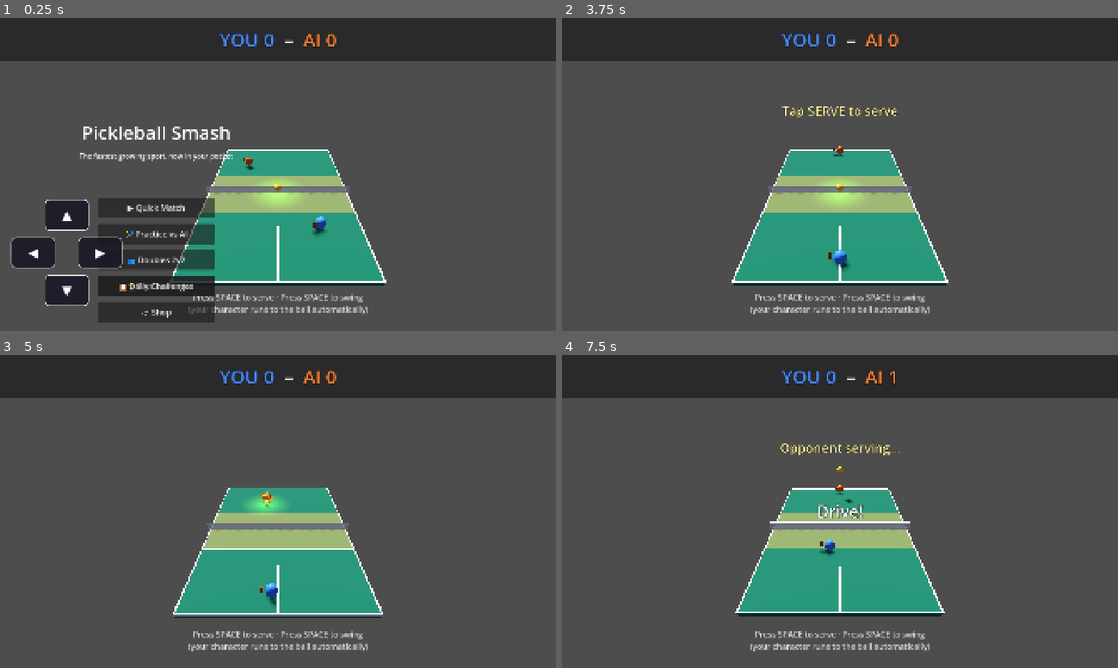
Above: before the commit, frames 1-4 (two rows, left to right).
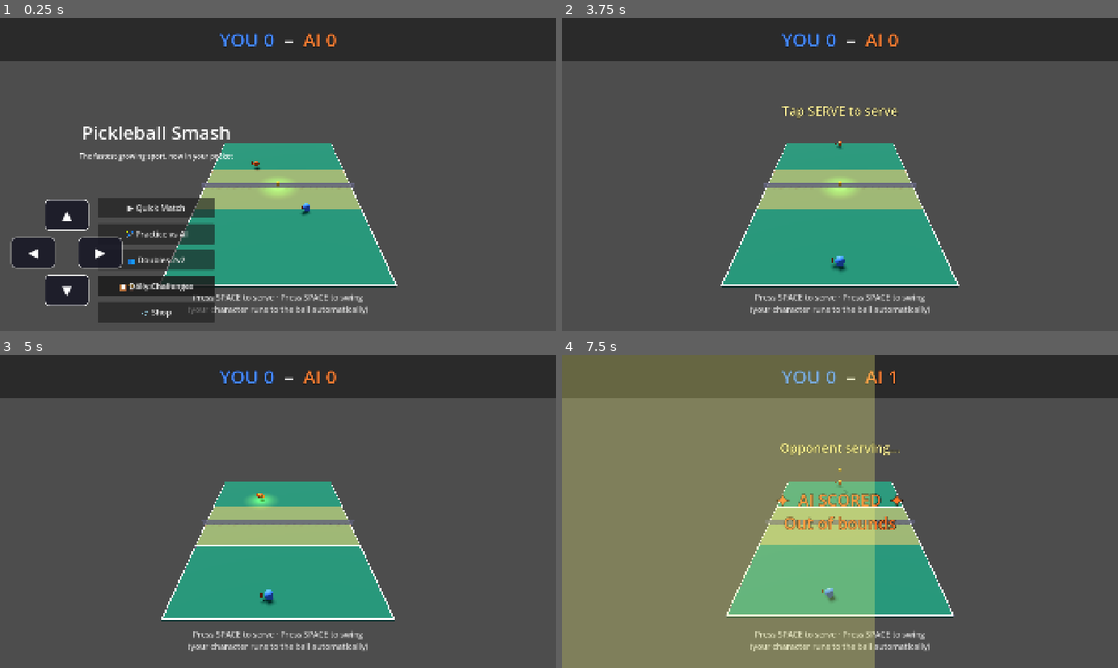
Above: after the commit, the same moments.

Repository: altafhssn/pickleball
Game: Godot game, scene res://scenes/Main.tscn
Two runs of this game, one before a commit and one after it. Both use one fixed random seed, a clock stepped at 60 frames per second and the inputs below.
Inputs (mouse positions are in pixels of both pictures, inside the frame that each line leads up to):
- Up to frame 1 (0.25 s): no input
- Up to frame 2 (3.75 s): click "▲" at 0.5 s; click "◀" at 1.25 s; click "▶" at 2 s; click "▼" at 2.75 s; click "▶ Quick Match" at 3.5 s
- Up to frame 3 (5 s): tap Space at 4.25, 4.52 s; move the mouse to (400, 495) at 4.27 s; click (400, 495) at 4.42 s
- Up to frame 4 (7.5 s): tap Space every 0.75 s from 5 to 7.25 s; drag from (728, 527) to (812, 574) at 5.02 s; move the mouse to (895, 442) at 5.77 s; click (895, 442) at 5.92 s; drag from (812, 574) to (673, 464) at 6.52 s; move the mouse to (1006, 558) at 7.27 s; click (1006, 558) at 7.42 s

The runs differ from the first frame. In frame 1, 4.5% of the frame differs, in the area x 28-72%, y 40-87%; in frame 2, 4.7%; in frame 3, 4.7%; in frame 4, 57%, in the area x 0-71%, y 0-100%.

Commit message:
[court] Scale the court 1.5×, retune all positions and ranges
User: 'scale the court'. Multiplied every visible-world distance by
1.5 and adjusted every constant + magic number that referenced it.

Court.tscn (visual + collision):
- Floor: 2×3 → 3×4.5
- Sidelines: ±1.0 → ±1.5 (x), length 3 → 4.5 (z)
- Baselines: ±1.5 → ±2.25 (z), length 2 → 3 (x)
- Kitchen lines: ±0.48 → ±0.72
- Center lines: length 1.02 → 1.53 (per half)
- Net: 2.08 → 3.12 wide (both collision and mesh)
- Kitchen tint quad: 2×0.96 → 3×1.44

Main.gd:
- PLAYER_BASELINE / OPPONENT_BASELINE: ±1.3 → ±1.95
- PLAYER_LEFT / PLAYER_RIGHT (doubles): ±0.5 → ±0.75
- OUT_X_LIMIT 1.05 → 1.55, OUT_Z_LIMIT 1.55 → 2.30
- PLAYER_HIT_RANGE 1.4 → 2.1
- AI_HIT_RANGE 1.3 → 1.95
- PERFECT_DIST 0.45 → 0.70
- GOOD_DIST 0.85 → 1.30
- Camera position (0, 2.0, -3.0) → (0, 2.8, -4.2) and follow target
  proportional too.
- Auto-mover z clamps and x lateral lean ranges scaled.
- Player and AI shot targets: x clamp/random spread scaled, dink
  target_z range 0.2-0.55 → 0.3-0.8, drive/lob depth ranges scaled.
- Serve target z 0.7 → 1.1 (centered on opponent's mid-court).

Shot speeds in Ball.gd are unchanged — serves and rally hits go
through ball.serve()'s projectile-correct math, which derives
velocity from distance / flight_time, so it auto-scales.

Co-Authored-By: Claude Opus 4.7 <noreply@anthropic.com>

Diff:
--- a/scenes/Gameplay/Court.tscn
+++ b/scenes/Gameplay/Court.tscn
@@ -1,10 +1,10 @@
 [gd_scene load_steps=21 format=3]
 
 [sub_resource type="BoxShape3D" id="BoxShape3D_fmb0u"]
-size = Vector3(2.0, 0.05, 3.0)
+size = Vector3(3.0, 0.05, 4.5)
 
 [sub_resource type="BoxMesh" id="BoxMesh_3cx0g"]
-size = Vector3(2.0, 0.05, 3.0)
+size = Vector3(3.0, 0.05, 4.5)
 
 [sub_resource type="StandardMaterial3D" id="StandardMaterial3D_c3kl0"]
 albedo_color = Color(0.1, 0.45, 0.35, 1)
@@ -16,29 +16,29 @@
 emission_energy_multiplier = 0.05
 
 [sub_resource type="BoxShape3D" id="BoxShape3D_qw3e5"]
-size = Vector3(2.08, 0.10, 0.02)
+size = Vector3(3.12, 0.10, 0.02)
 
 [sub_resource type="BoxMesh" id="BoxMesh_g1af5"]
-size = Vector3(2.08, 0.10, 0.02)
+size = Vector3(3.12, 0.10, 0.02)
 
 [sub_resource type="BoxMesh" id="BoxMesh_6fa23"]
-size = Vector3(2.08, 0.02, 0.025)
+size = Vector3(3.12, 0.02, 0.025)
 
 [sub_resource type="BoxMesh" id="BoxMesh_f3sd1"]
-size = Vector3(0.02, 0.005, 3.0)
+size = Vector3(0.02, 0.005, 4.5)
 
 [sub_resource type="BoxMesh" id="BoxMesh_d4gh2"]
-size = Vector3(2.0, 0.005, 0.02)
+size = Vector3(3.0, 0.005, 0.02)
 
 [sub_resource type="BoxMesh" id="BoxMesh_h5jk3"]
-size = Vector3(0.02, 0.005, 1.02)
+size = Vector3(0.02, 0.005, 1.53)
 
 [sub_resource type="StandardMaterial3D" id="StandardMaterial3D_netmat"]
 albedo_color = Color(0.95, 0.95, 0.95, 0.8)
 transparency = 1
 
 [sub_resource type="BoxMesh" id="BoxMesh_kitchen"]
-size = Vector3(2.0, 0.002, 0.96)
+size = Vector3(3.0, 0.002, 1.44)
 
 [sub_resource type="StandardMaterial3D" id="StandardMaterial3D_kitchen"]
 albedo_color = Color(0.85, 0.62, 0.32, 0.55)
@@ -78,42 +78,42 @@
 [node name="SidelineLeft" type="MeshInstance3D" parent="LineMarkings"]
 mesh = SubResource("BoxMesh_f3sd1")
 surface_material_override/0 = SubResource("StandardMaterial3D_n2q2d")
-position = Vector3(-1.0, 0.001, 0)
+position = Vector3(-1.5, 0.001, 0)
 
 [node name="SidelineRight" type="MeshInstance3D" parent="LineMarkings"]
 mesh = SubResource("BoxMesh_f3sd1")
 surface_material_override/0 = SubResource("StandardMaterial3D_n2q2d")
-position = Vector3(1.0, 0.001, 0)
+position = Vector3(1.5, 0.001, 0)
 
 [node name="BaselineFront" type="MeshInstance3D" parent="LineMarkings"]
 mesh = SubResource("BoxMesh_d4gh2")
 surface_material_override/0 = SubResource("StandardMaterial3D_n2q2d")
-position = Vector3(0, 0.001, -1.5)
+position = Vector3(0, 0.001, -2.25)
 
 [node name="BaselineBack" type="MeshInstance3D" parent="LineMarkings"]
 mesh = SubResource("BoxMesh_d4gh2")
 surface_material_override/0 = SubResource("StandardMaterial3D_n2q2d")
-position = Vector3(0, 0.001, 1.5)
+position = Vector3(0, 0.001, 2.25)
 
 [node name="KitchenLineFront" type="MeshInstance3D" parent="LineMarkings"]
 mesh = SubResource("BoxMesh_d4gh2")
 surface_material_override/0 = SubResource("StandardMaterial3D_n2q2d")
-position = Vector3(0, 0.001, -0.48)
+position = Vector3(0, 0.001, -0.72)
 
 [node name="KitchenLineBack" type="MeshInstance3D" parent="LineMarkings"]
 mesh = SubResource("BoxMesh_d4gh2")
 surface_material_override/0 = SubResource("StandardMaterial3D_n2q2d")
-position = Vector3(0, 0.001, 0.48)
+position = Vector3(0, 0.001, 0.72)
 
 [node name="CenterLineFront" type="MeshInstance3D" parent="LineMarkings"]
 mesh = SubResource("BoxMesh_h5jk3")
 surface_material_override/0 = SubResource("StandardMaterial3D_n2q2d")
-position = Vector3(0, 0.001, -0.99)
+position = Vector3(0, 0.001, -1.485)
 
 [node name="CenterLineBack" type="MeshInstance3D" parent="LineMarkings"]
 mesh = SubResource("BoxMesh_h5jk3")
 surface_material_override/0 = SubResource("StandardMaterial3D_n2q2d")
-position = Vector3(0, 0.001, 0.99)
+position = Vector3(0, 0.001, 1.485)
 
 [node name="Net" type="StaticBody3D" parent="."]
 groups = ["net"]
--- a/scripts/Main.gd
+++ b/scripts/Main.gd
@@ -47,11 +47,11 @@
 const PADDLE_SWING_DURATION: float = 0.2
 
 # Doubles positions
-const PLAYER_LEFT: float = -0.5
-const PLAYER_RIGHT: float = 0.5
-# Real baselines — players stand just inside the back baseline (z = ±1.5).
-const PLAYER_BASELINE: float = -1.3
-const OPPONENT_BASELINE: float = 1.3
+const PLAYER_LEFT: float = -0.75
+const PLAYER_RIGHT: float = 0.75
+# Real baselines — players stand just inside the back baseline (z = ±2.25).
+const PLAYER_BASELINE: float = -1.95
+const OPPONENT_BASELINE: float = 1.95
 
 # On-screen touch controls — all built programmatically in _ready so they
 # can't be foiled by .tscn loading issues.
@@ -74,10 +74,10 @@
 var ai_ready_to_swing: bool = false
 var ai_swing_timer: float = 0.0
 const AI_REACTION_TIME: float = 0.35
-const AI_HIT_RANGE: float = 1.3
+const AI_HIT_RANGE: float = 1.95
 # How close the ball needs to be to the player character for a Space press
 # to count as a connected swing. Generous on purpose.
-const PLAYER_HIT_RANGE: float = 1.4
+const PLAYER_HIT_RANGE: float = 2.1
 
 # Camera base (Main owns this; GameFeel adds a shake offset on top each frame).
 var camera_base_pos: Vector3 = Vector3.ZERO
@@ -87,8 +87,8 @@
 # Swing-zone ring around the player character: colour-coded by how perfect
 # a swing would be right now.
 var swing_zone_ring: MeshInstance3D = null
-const PERFECT_DIST: float = 0.45
-const GOOD_DIST: float = 0.85
+const PERFECT_DIST: float = 0.7
+const GOOD_DIST: float = 1.3
 
 # Rally end-condition tracking
 var bounces_since_last_hit: int = 0
@@ -99,10 +99,10 @@
 # proper physics, but a real bug-prevention belt-and-suspenders).
 var ball_rest_timer: float = 0.0
 const BALL_REST_TIMEOUT: float = 0.8
-# Court extends x ∈ [-1.0, 1.0] (sidelines), z ∈ [-1.5, 1.5] (baselines).
+# Court extends x ∈ [-1.5, 1.5] (sidelines), z ∈ [-2.25, 2.25] (baselines).
 # Allow a small "in" margin so close shots don't get incorrectly called out.
-const OUT_X_LIMIT: float = 1.05
-const OUT_Z_LIMIT: float = 1.55
+const OUT_X_LIMIT: float = 1.55
+const OUT_Z_LIMIT: float = 2.30
 const FLOOR_Y_LIMIT: float = -0.3
 
 func _ready():
@@ -128,7 +128,7 @@
 	# Place the camera behind the player (player is at -z) so the human
 	# sees their own (blue) character in the foreground. Closer position
 	# and narrower FOV make the court fill more of the screen.
-	camera.position = Vector3(0, 2.0, -3.0)
+	camera.position = Vector3(0, 2.8, -4.2)
 	camera.look_at(Vector3(0, 0.3, 0), Vector3.UP)
 	camera.fov = 65
 
@@ -332,15 +332,15 @@
 	else:
 		hud.show_message("OK", Color(1.0, 0.6, 0.2))
 		power = 0.65
-	var target_x: float = clampf(-ball.position.x * 0.7 + randf_range(-0.12, 0.12), -0.8, 0.8)
+	var target_x: float = clampf(-ball.position.x * 0.7 + randf_range(-0.18, 0.18), -1.2, 1.2)
 	var target_z: float
 	match shot_type:
 		BallRef.ShotType.LOB:
-			target_z = OPPONENT_BASELINE - randf_range(0.05, 0.2)   # deep lob
+			target_z = OPPONENT_BASELINE - randf_range(0.1, 0.3)   # deep lob
 		BallRef.ShotType.DINK:
-			target_z = randf_range(0.2, 0.55)                       # near kitchen
+			target_z = randf_range(0.3, 0.8)                       # near kitchen
 		_:
-			target_z = OPPONENT_BASELINE - randf_range(0.3, 0.55)   # drive mid
+			target_z = OPPONENT_BASELINE - randf_range(0.45, 0.85) # drive mid
 	var target := Vector3(target_x, 0, target_z)
 	ball.serve(ball.position, target, power)
 	ball.last_hitter_id = 0
@@ -381,8 +381,8 @@
 func _ai_swing() -> void:
 	if not rally_active or not ball.is_in_play:
 		return
-	var target_x: float = clampf(-ball.position.x * 0.5 + randf_range(-0.3, 0.3), -0.8, 0.8)
-	var target_z: float = PLAYER_BASELINE + randf_range(0.2, 0.6)
+	var target_x: float = clampf(-ball.position.x * 0.5 + randf_range(-0.45, 0.45), -1.2, 1.2)
+	var target_z: float = PLAYER_BASELINE + randf_range(0.3, 0.9)
 	var target := Vector3(target_x, 0, target_z)
 	ball.serve(ball.position, target, 0.75)
 	ball.last_hitter_id = 1
@@ -398,7 +398,7 @@
 
 	# Wii-Sports serve: fixed target in the middle of the opponent's
 	# mid-court with a small random nudge.
-	var target := Vector3(randf_range(-0.3, 0.3), 0, 0.7)
+	var target := Vector3(randf_range(-0.5, 0.5), 0, 1.1)
 	ball.serve(ball.position, target, power)
 	ball.last_hitter_id = 0
 
@@ -689,17 +689,17 @@
 				# Ball is coming to the player — auto-run there.
 				var plx: float = landing.x if landing.z < -0.05 else ball.position.x
 				var plz: float = landing.z if landing.z < -0.05 else ball.position.z
-				player_target_x = clampf(plx, -0.9, 0.9)
-				player_target_z = clampf(plz + 0.1, -1.4, -0.55)
-				opp_target_x = clampf(ball.position.x * 0.3, -0.4, 0.4)
+				player_target_x = clampf(plx, -1.4, 1.4)
+				player_target_z = clampf(plz + 0.15, -2.1, -0.85)
+				opp_target_x = clampf(ball.position.x * 0.3, -0.6, 0.6)
 				opp_target_z = OPPONENT_BASELINE
 			else:
 				# Ball heading to the AI — AI runs there, player drifts back.
 				var olx: float = landing.x if landing.z > 0.05 else ball.position.x
 				var olz: float = landing.z if landing.z > 0.05 else ball.position.z
-				opp_target_x = clampf(olx, -0.9, 0.9)
-				opp_target_z = clampf(olz - 0.1, 0.55, 1.4)
-				player_target_x = clampf(ball.position.x * 0.3, -0.4, 0.4)
+				opp_target_x = clampf(olx, -1.4, 1.4)
+				opp_target_z = clampf(olz - 0.15, 0.85, 2.1)
+				player_target_x = clampf(ball.position.x * 0.3, -0.6, 0.6)
 				player_target_z = PLAYER_BASELINE
 
 	# Move rate per second. Wii-Sports auto-positioning wants characters to
@@ -734,8 +734,8 @@
 	# the human's own (blue) character is in the foreground. dest_z stays
 	# negative; we still nudge it slightly with the ball so the framing
 	# pulls back when the ball is deep on the opponent's side.
-	var follow: float = ball.position.z * 0.10
-	var dest_z: float = (-3.3 if is_doubles else -3.0) - follow
+	var follow: float = ball.position.z * 0.08
+	var dest_z: float = (-4.6 if is_doubles else -4.2) - follow
 	camera_base_pos.z = move_toward(camera_base_pos.z, dest_z, 0.05)
 	camera.position = camera_base_pos + game_feel.current_shake_offset
 	# Re-aim each frame so the basis stays consistent as we follow the ball.
@@ -885,7 +885,7 @@
 
 func _ai_serve() -> void:
 	# Center-ish target on the player's side, past their kitchen line.
-	var target = Vector3(randf_range(-0.3, 0.3), 0, PLAYER_BASELINE + 0.3)
+	var target = Vector3(randf_range(-0.5, 0.5), 0, PLAYER_BASELINE + 0.45)
 	ball.serve(ball.position, target, 0.7)
 	ball.last_hitter_id = 1
 	EventBus.ball_served.emit(ball.position, target)
